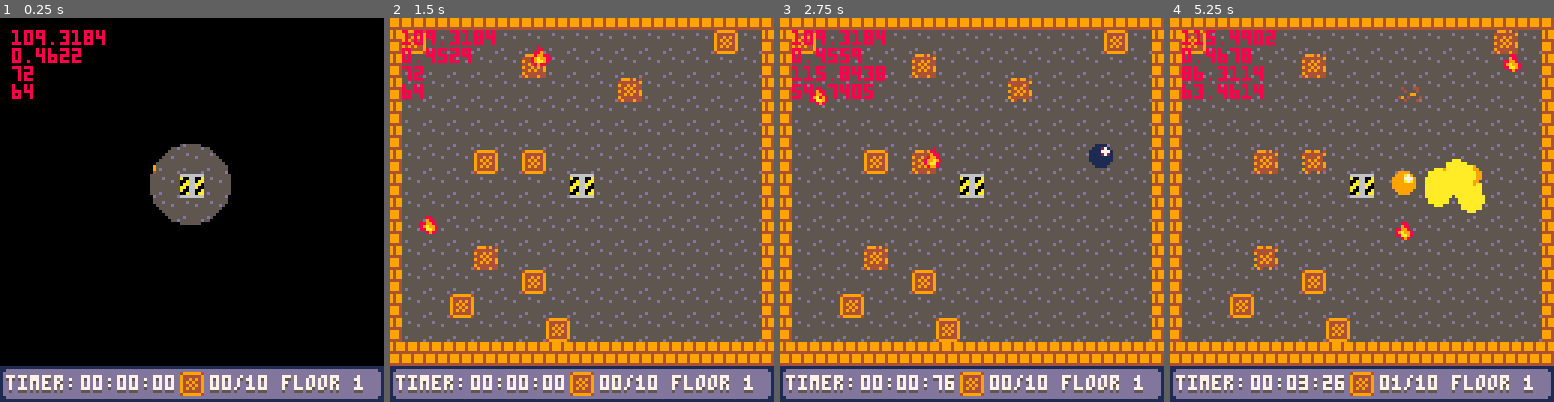
Above: before the commit, frames 1-4 (left to right).
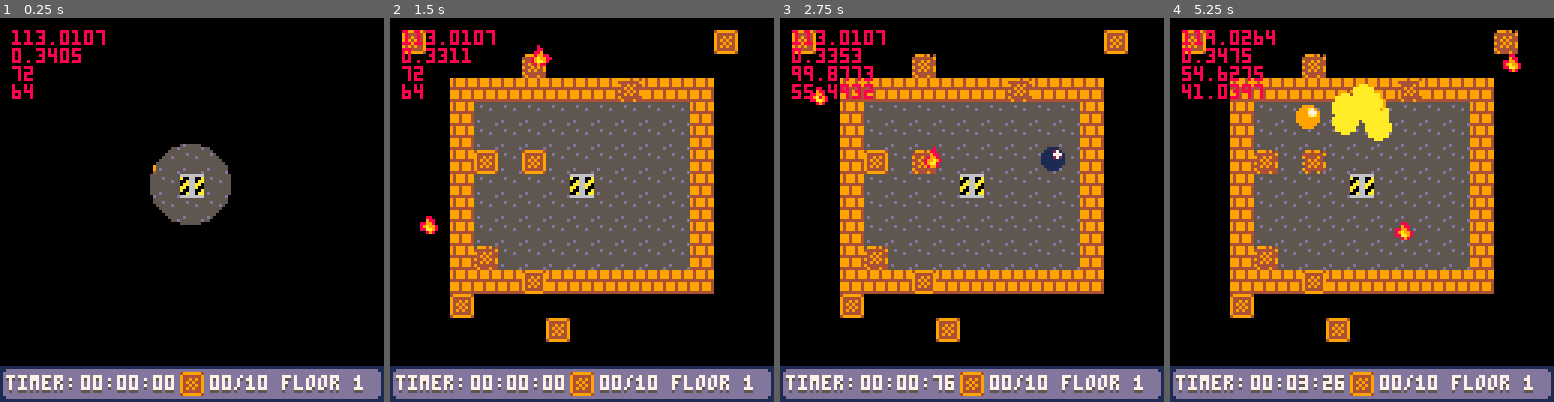
Above: after the commit, the same moments.

Repository: SHKBRD/P8CrateBall
Game: PICO-8 cartridge balltest24.p8
Two runs of this game, one before a commit and one after it. Both use one fixed random seed, a clock stepped at 60 frames per second and the inputs below.
Inputs:
- Up to frame 1 (0.25 s): no input
- Up to frame 2 (1.5 s): tap X (X key) at 0.33, 1.07 s; tap O (Z key) at 0.7 s
- Up to frame 3 (2.75 s): hold Right 1.6-2.1 s; tap O (Z key) at 1.7, 2.1, 2.5 s; tap X (X key) at 1.85 s; hold Up 2.15-2.42 s; hold Right from 2.47 s (still down)
- Up to frame 4 (5.25 s): tap O (Z key) every 0.4 s from 2.9 to 4.9 s; tap X (X key) at 2.97, 4.08, 5.2 s; release Right at 3.03 s; hold Left 3.08-3.58 s; hold Down 3.63-3.97 s; hold Right 4.02-4.68 s; hold Up 4.73-5.03 s; hold Left from 5.08 s (still down)

The runs differ from the first frame. In frame 1, 0.2% of the frame differs, in the area x 6-27%, y 3-12%; in frame 2, 62%; in frame 3, 63%; in frame 4, 66%, in the area x 0-100%, y 0-97%.

Commit message:
update tilemap loading to support variable dimensions

Diff:
--- a/balltest24.p8
+++ b/balltest24.p8
@@ -67,31 +67,44 @@
 	loadincool = 0
 	loadoutcool = 0
 
-	--layout loading
+	--loading
 	player_init()
 	level_map_load()
 	init_actors()
 end
 
 function draw_base_map()
+	local offx = (15-lev_w)/2
+	local offy = (13-lev_h)/2
+	mset(i, f, 17)
+	mset(i, f, 19)
+
 	// map draw
- for i=0,17 do
-		for f=0,15 do
-			if (i<=1 or i>=17) then
+ for i=offx+1,offx+lev_w+2 do
+		for f=offy+1,offy+lev_h+2 do
+			if i==offx+1 or i==offx+lev_w+2 then
 				mset(i, f, 17)
-			else
-				if (f<=1 or f>=15) then
-					mset(i, f, 17)
-				else
-					mset(i, f, 19)
-				end
 			end
+			if f==offy+1 or f==offy+lev_h+2 then
+				mset(i, f, 17)
+			end
+
+			if i>offx+1 and i<offx+lev_w+2 then
+				mset(i, f, 19)
+			end
+			--??
+			if f==offy+1 or f==offy+lev_h+2 then
+				mset(i, f, 17)
+			end
 		end
 	end
 	mset(9, 8, 0)
 end
 
 function level_map_load()
+	lev_w = (flr(rnd(5))+2)*2+1
+	lev_h = (flr(rnd(4))+2)*2+1
+
 	draw_base_map()
 end
 
@@ -1026,6 +1040,40 @@
 	end
 end
 
+function player_border_check(player)
+
+	local pl = p[player]
+
+	//same as map offsets, but in pixels and added by one tile
+	local offx = (19-lev_w)*4
+	local offy = (17-lev_h)*4
+	local offex = offx+(lev_w-1)*8
+	local offey = offy+(lev_h-1)*8
+
+	// border check
+ if pl.x < offx then
+ 	pl.x = offx pl.vx *= -0.75
+ 	if (pl.vx>0.275) sfx(0, -1)
+ 	if (pl.vx>1.5) camoff[1] -= 1
+ elseif pl.x > offex then
+		pl.x = offex pl.vx *= -0.75
+
+ 	if (pl.vx<-0.275) sfx(0, -1)
+ 	if (pl.vx<-1.5) camoff[1] += 1
+ end
+
+ if pl.y < offy then
+ 	pl.y = offy pl.vy *= -0.75
+ 	if (pl.vy>0.275) sfx(0, -1)
+ 	if (pl.vy>1.5) camoff[2] -= 1
+ elseif pl.y > offey then
+		pl.y = offey pl.vy *= -0.75
+ 	if (pl.vy<-0.275) sfx(0, -1)
+ 	if (pl.vy<-1.5) camoff[2] += 1
+ end
+
+end
+
 function player_control(player)
 
 	if btn(5, player-1) and p[player].blast_cool <= 0 then
@@ -1057,6 +1105,8 @@
 	 	end
 	 end
 
+		player_border_check(player)
+
 		// apply acceleration
 		vel += acc
 
@@ -1069,19 +1119,7 @@
 	 // apply velocity
 	 pos += vel
 
-	 // border check
-	 if pos <= 16 then
-	 	pos = 16 vel *= -0.75
-	 	if (vel>0.275) sfx(0, -1)
-	 	if (vel>1.5) camoff[1+(loop/2)] -= 1
-	 elseif pos >= 128 or (loop==2 and pos >= 112) then
-	 	if loop == 2 then pos = 112 else pos = 128 end
-
-	 	vel *= -0.75
-
-	 	if (vel<-0.275) sfx(0, -1)
-	 	if (vel<-1.5) camoff[1+(loop/2)] += 1
-	 end
+	 player_border_check(player)
 
 	 // switch calc vars to y
 	 if loop == 0 then
